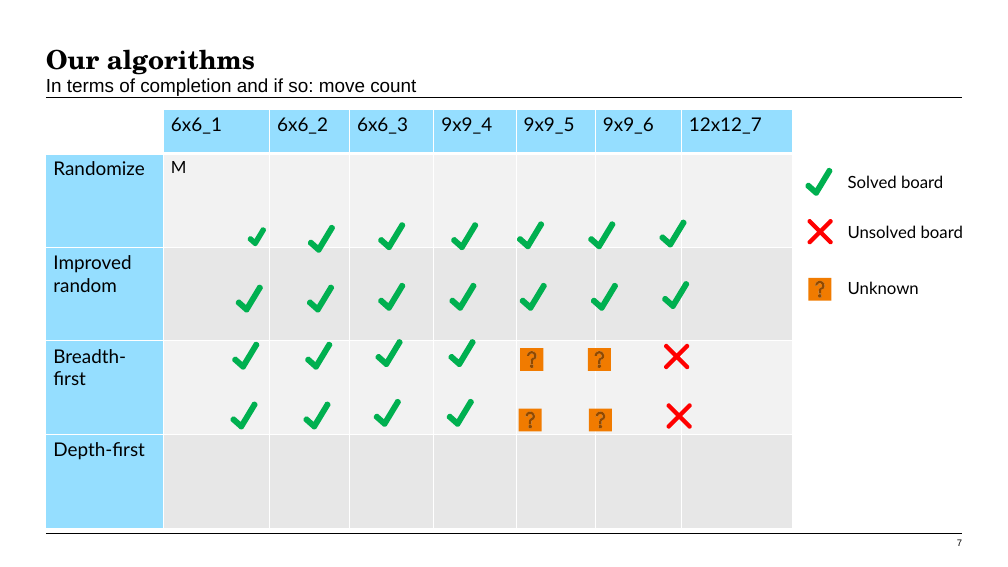
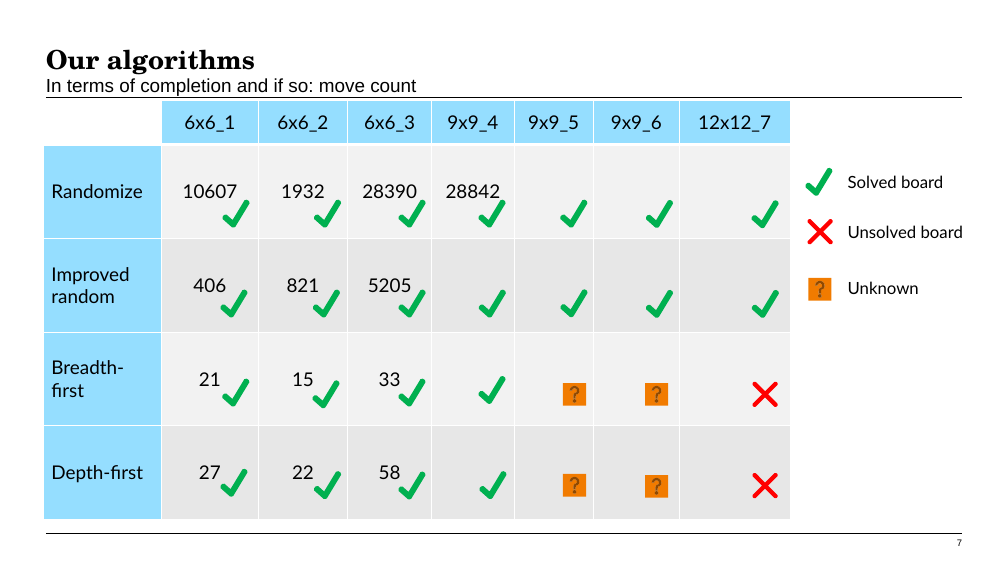
Before and after one commit to floorberkhout/commit4life, a slide deck: slide 7 of ppt/officiele presentatie.pptx. Drawn at 1008x567 pixels with LibreOffice and Linux fonts; fonts in the diff are those of the drawing. Boxes give left, top, right and bottom in pixels: in the first picture for what was removed or moved away, otherwise in the second. Text is boxed around its words. In the diff, an @@ line names an element or a change of style, - is before the commit and + after.

```diff
--- a/ppt/officiele presentatie.pptx
+++ b/ppt/officiele presentatie.pptx
@@ table at [44, 101, 790, 520] @@
-row 2: Randomize | M |  |  |  |  |  | 
+row 2: Randomize | 10607 | 1932 | 28390 | 28842 |  |  | 
-row 3: Improved random |  |  |  |  |  |  | 
+row 3: Improved random | 406 | 821 | 5205 |  |  |  | 
-row 4: Breadth-first |  |  |  |  |  |  | 
+row 4: Breadth-first | 21 | 15 | 33 |  |  |  | 
-row 5: Depth-first |  |  |  |  |  |  | 
+row 5: Depth-first | 27 | 22 | 58 |  |  |  | 
@@ alignment left to centre @@
@@ table: place and size @@
-table at [46, 110, 792, 529]
+table at [44, 101, 790, 520]
@@ freeform shape: place and size @@
-freeform shape at [250, 230, 264, 243]
+freeform shape at [225, 203, 247, 225]
@@ freeform shape: place and size @@
-freeform shape at [311, 228, 333, 250]
+freeform shape at [317, 203, 339, 225]
@@ freeform shape: place and size @@
-freeform shape at [381, 225, 403, 247]
+freeform shape at [402, 203, 423, 225]
@@ freeform shape: place and size @@
-freeform shape at [454, 225, 476, 247]
+freeform shape at [481, 203, 503, 225]
@@ freeform shape: place and size @@
-freeform shape at [520, 224, 541, 247]
+freeform shape at [563, 203, 585, 225]
@@ freeform shape: place and size @@
-freeform shape at [591, 224, 613, 247]
+freeform shape at [649, 203, 671, 225]
@@ freeform shape: place and size @@
-freeform shape at [662, 222, 684, 245]
+freeform shape at [754, 203, 776, 225]
@@ freeform shape: place and size @@
-freeform shape at [238, 287, 260, 310]
+freeform shape at [223, 292, 245, 315]
@@ freeform shape: place and size @@
-freeform shape at [309, 287, 331, 310]
+freeform shape at [315, 292, 337, 315]
@@ freeform shape: place and size @@
-freeform shape at [381, 286, 403, 309]
+freeform shape at [402, 292, 423, 315]
@@ freeform shape: place and size @@
-freeform shape at [452, 286, 474, 309]
+freeform shape at [482, 292, 504, 315]
@@ freeform shape: place and size @@
-freeform shape at [523, 286, 544, 309]
+freeform shape at [563, 292, 585, 315]
@@ freeform shape: place and size @@
-freeform shape at [594, 286, 616, 309]
+freeform shape at [649, 293, 671, 315]
@@ freeform shape: place and size @@
-freeform shape at [665, 284, 687, 306]
+freeform shape at [755, 293, 777, 315]
@@ freeform shape: place and size @@
-freeform shape at [235, 344, 257, 367]
+freeform shape at [225, 381, 247, 404]
@@ freeform shape: place and size @@
-freeform shape at [308, 344, 330, 367]
+freeform shape at [315, 383, 337, 406]
@@ freeform shape: place and size @@
-freeform shape at [378, 342, 400, 364]
+freeform shape at [401, 381, 423, 404]
@@ freeform shape: place and size @@
-freeform shape at [451, 342, 473, 364]
+freeform shape at [481, 379, 503, 402]
@@ action button help: place and size @@
-action button help at [520, 349, 544, 371]
+action button help at [563, 383, 587, 406]
@@ action button help: place and size @@
-action button help at [588, 349, 611, 371]
+action button help at [645, 383, 668, 406]
@@ freeform shape: place and size @@
-freeform shape at [666, 346, 688, 368]
+freeform shape at [754, 383, 776, 405]
@@ freeform shape: place and size @@
-freeform shape at [233, 405, 255, 427]
+freeform shape at [223, 471, 245, 494]
@@ freeform shape: place and size @@
-freeform shape at [306, 405, 328, 427]
+freeform shape at [317, 474, 339, 497]
@@ freeform shape: place and size @@
-freeform shape at [377, 402, 399, 424]
+freeform shape at [401, 474, 423, 497]
@@ freeform shape: place and size @@
-freeform shape at [449, 402, 471, 424]
+freeform shape at [482, 474, 504, 497]
@@ action button help: place and size @@
-action button help at [519, 409, 542, 432]
+action button help at [563, 474, 587, 497]
@@ action button help: place and size @@
-action button help at [589, 409, 613, 432]
+action button help at [645, 475, 668, 498]
@@ freeform shape: place and size @@
-freeform shape at [668, 405, 690, 427]
+freeform shape at [754, 475, 776, 497]
```
Also in this commit, not shown: 5 other files.
